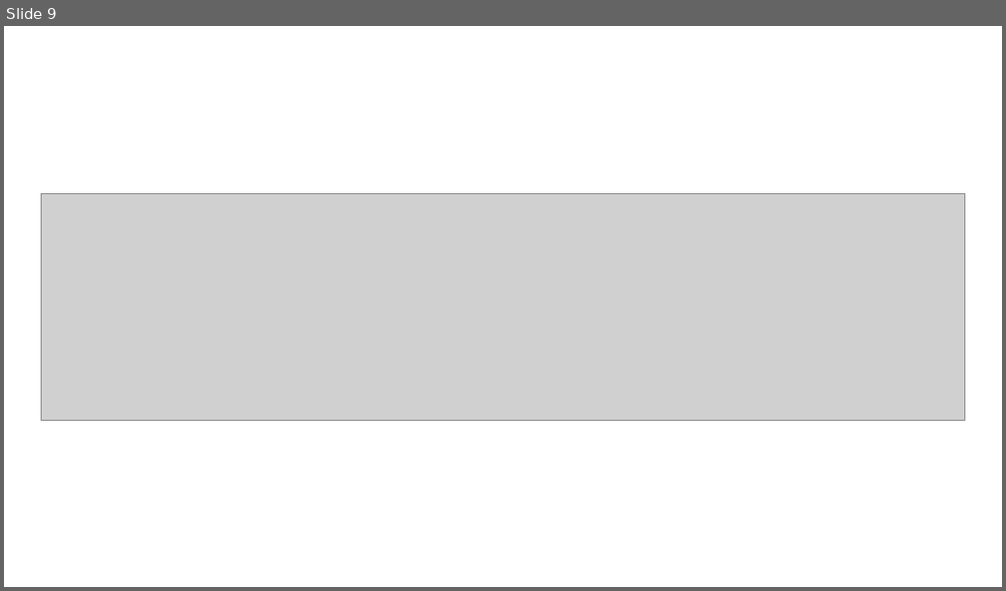
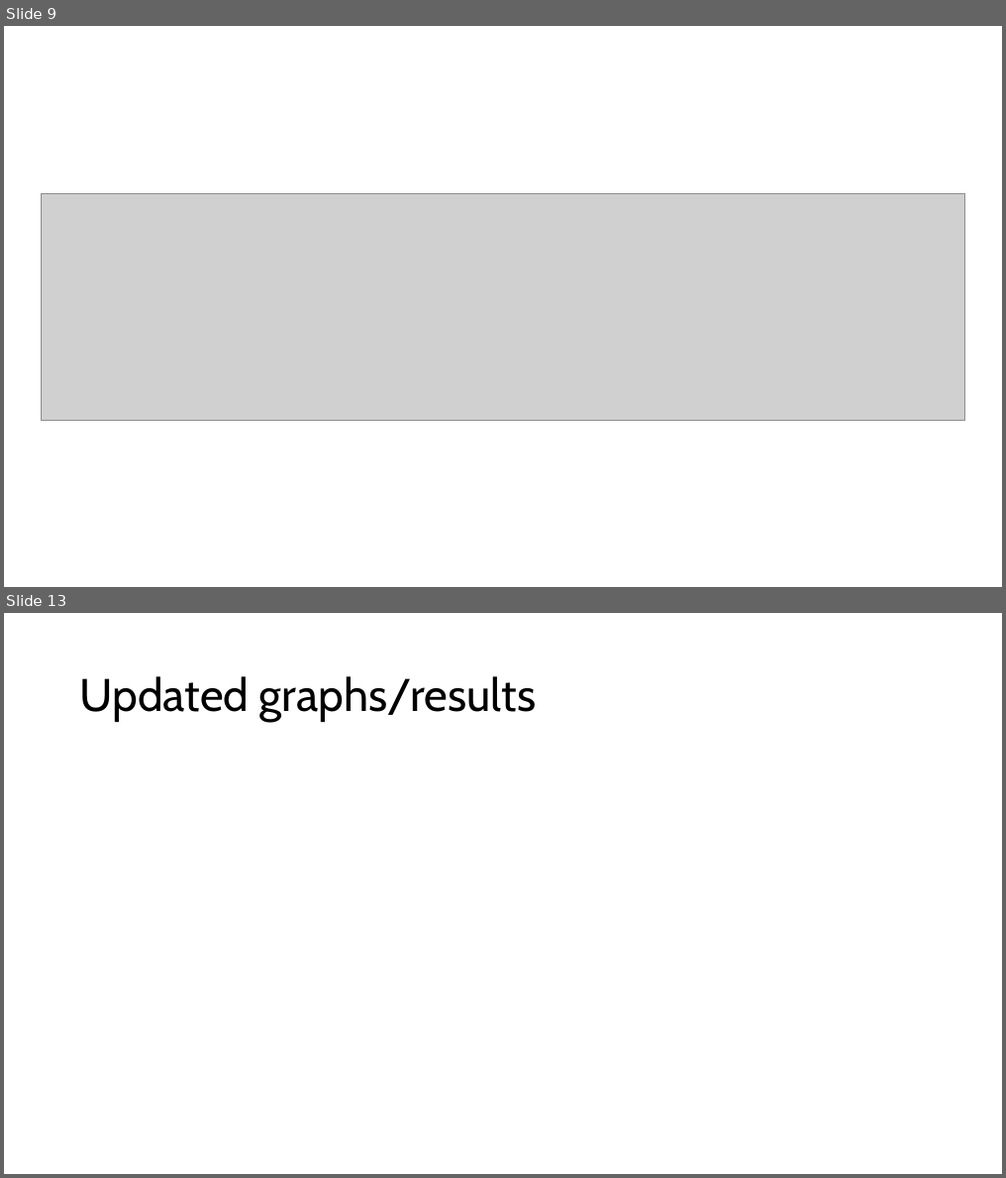
Before and after one commit to emmyregal/Soccer-Computer-Vision, a slide deck: Presentation.pptx. Shown one above the other, each under a label of ours: slide 9 before the commit, slides 9 and 13 after it; the slides between them are not shown. The pictures are 1006x591 and 1006x1178 pixels, drawn with LibreOffice and Linux fonts; fonts in the diff are those of the drawing; grey boxes stand for pictures. Boxes give left, top, right and bottom in pixels: in the first picture for what was removed or moved away, otherwise in the second. Text is boxed around its words. In the diff, an @@ line names an element or a change of style, - is before the commit and + after.

```diff
--- a/Presentation.pptx
+++ b/Presentation.pptx
@@ slide 13 added at bbox=[4, 613, 1002, 1174], background #FFFFFF @@
@@ title added at bbox=[80, 676, 536, 722], 44 pt, text #000000 @@
+Updated graphs/results
```
Also in this commit, not shown: 3 other slides added, 1 slide removed.
